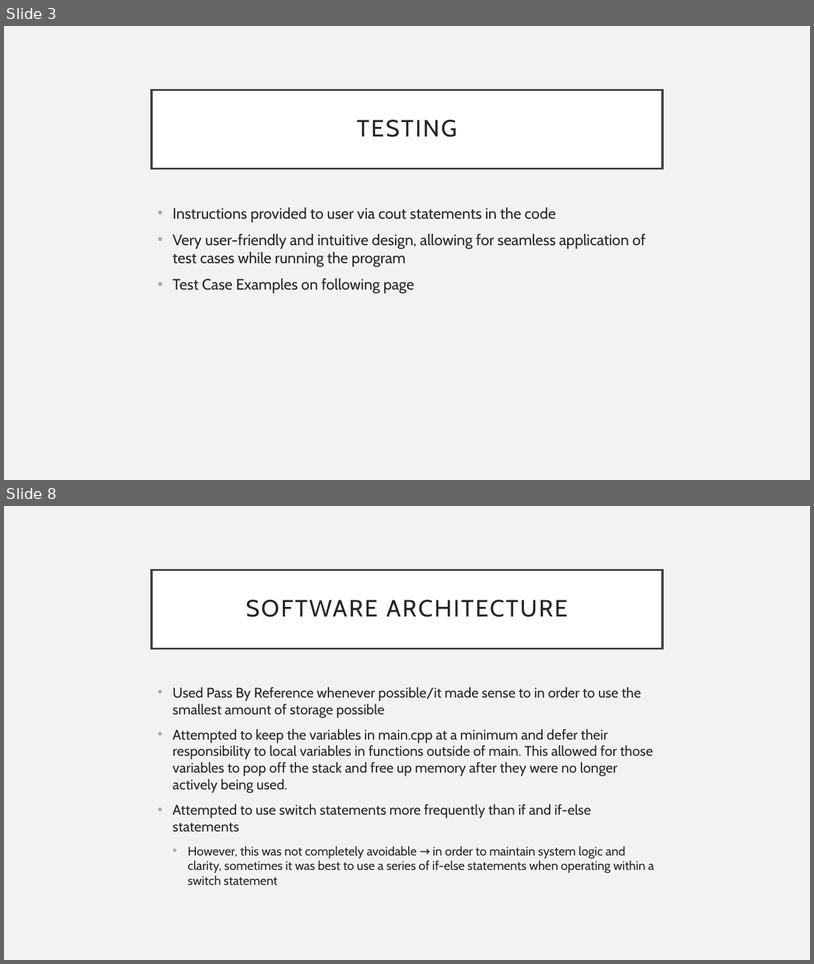
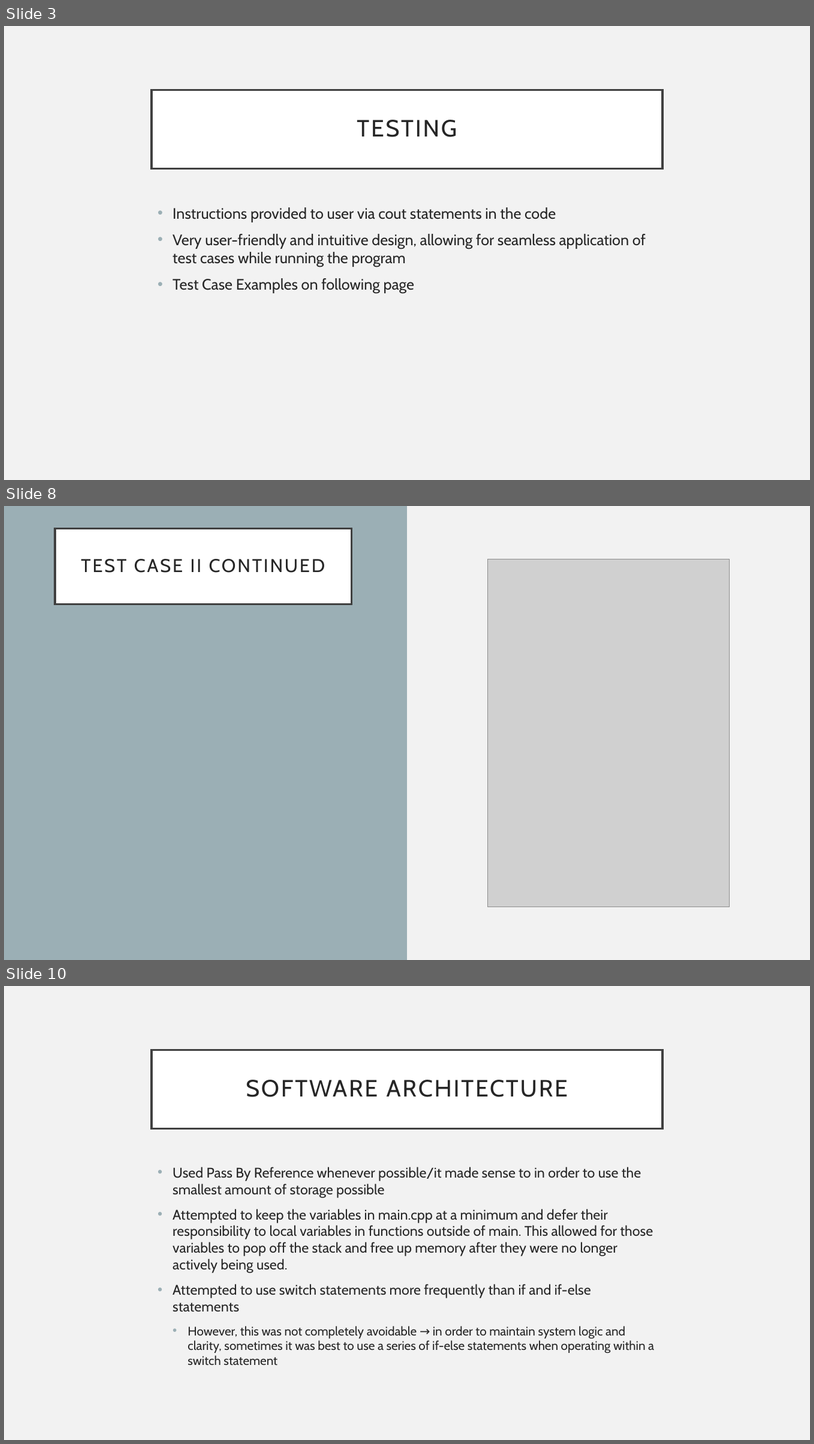
Before and after one commit to kylawilson/EC327FinalProject, a slide deck: doc/ProjectArchitecture.pptx. Shown one above the other, each under a label of ours: slides 3 and 8 before the commit, slides 3, 8 and 10 after it; the slides between them are not shown. The pictures are 814x964 and 814x1444 pixels, drawn with LibreOffice and Linux fonts; fonts in the diff are those of the drawing; grey boxes stand for pictures. Boxes give left, top, right and bottom in pixels: in the first picture for what was removed or moved away, otherwise in the second. Text is boxed around its words. In the diff, an @@ line names an element or a change of style, - is before the commit and + after.

```diff
--- a/doc/ProjectArchitecture.pptx
+++ b/doc/ProjectArchitecture.pptx
@@ slide 8 added at [4, 506, 810, 960], background #F2F2F2 @@
@@ rectangle added at [4, 506, 408, 960], fill #9BAFB5 @@
@@ title added at [55, 528, 352, 604], fill #FFFFFF, outline #404040 2.5 pt, 22 pt, text #262626 @@
+TEST CASE II CONTINUED
@@ picture added at [488, 559, 729, 906] @@
@@ what was slide 8 is now slide 10 @@
```
Also in this commit, not shown: 3 slides changed, 2 other slides added, 1 slide removed.
